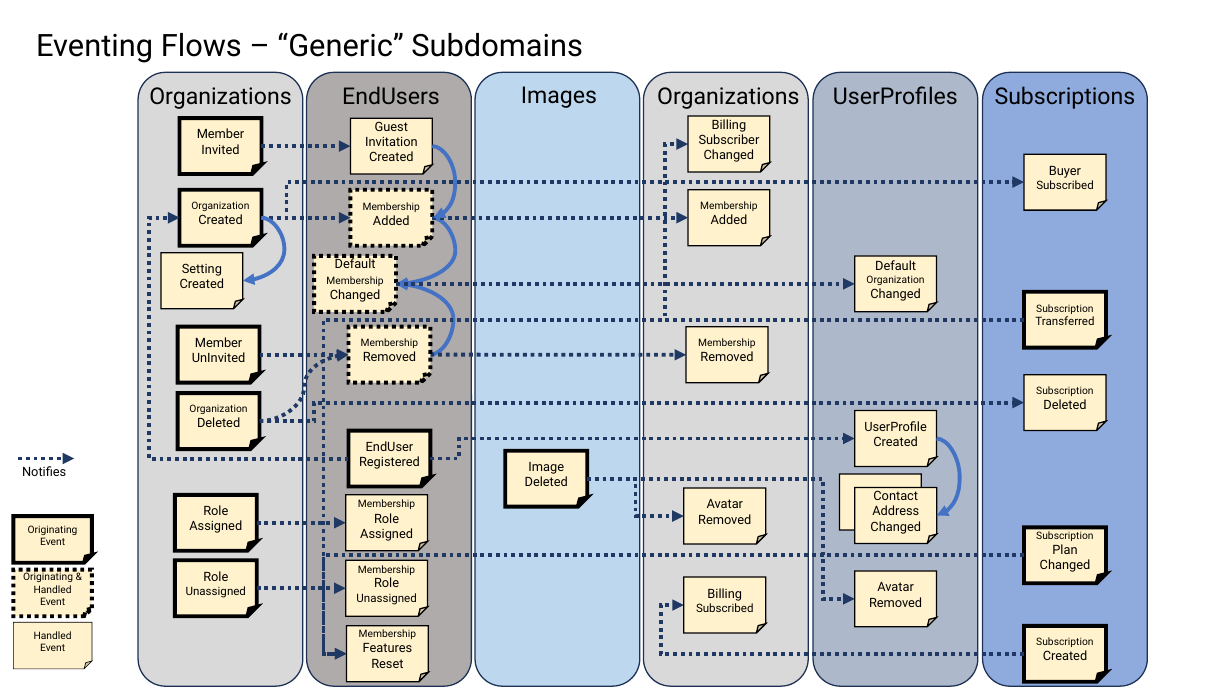
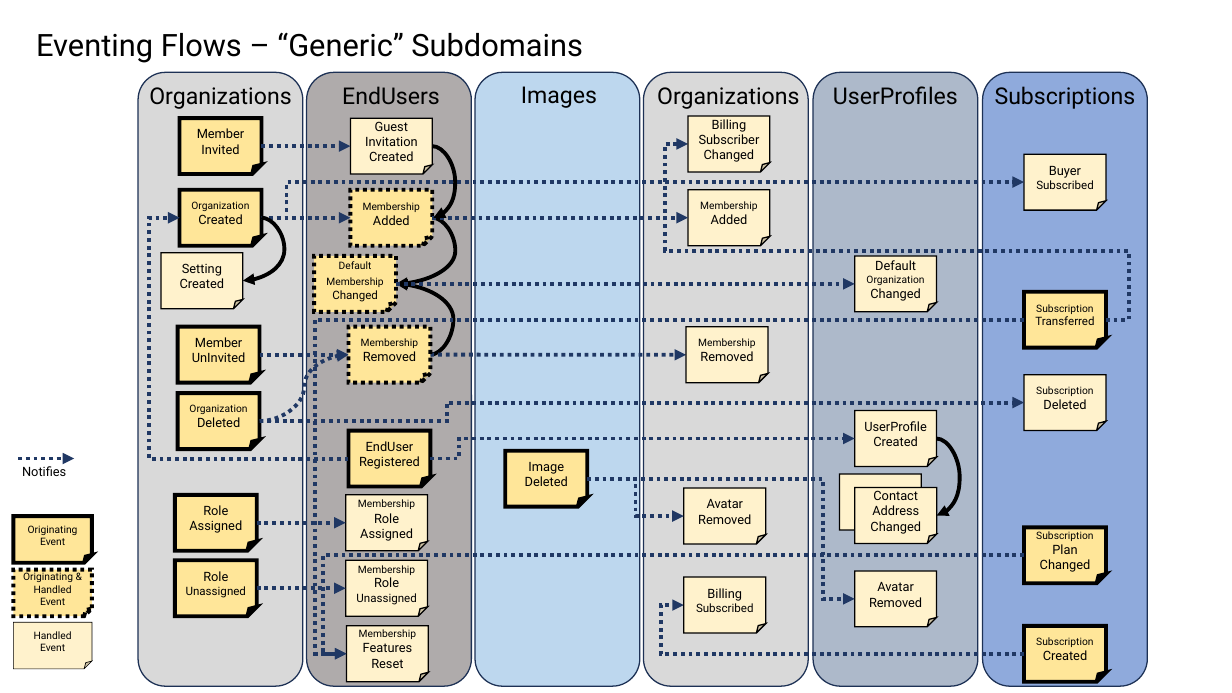
Before and after one commit to jezzsantos/saastack, a slide deck: slide 15 of docs/images/Sources.pptx. Drawn at 1232x693 pixels with LibreOffice and Linux fonts; fonts in the diff are those of the drawing. Boxes give left, top, right and bottom in pixels: in the first picture for what was removed or moved away, otherwise in the second. Text is boxed around its words. In the diff, an @@ line names an element or a change of style, - is before the commit and + after.

```diff
--- a/docs/images/Sources.pptx
+++ b/docs/images/Sources.pptx
@@ curved arrow (433, 146) - (433, 218): stroke #4472C4 3 pt to #000000 3 pt @@
@@ elbow arrow moved from (1024, 320) - (689, 144) to (1106, 320) - (689, 144) @@
@@ curved arrow (262, 218) - (243, 281): stroke #4472C4 3 pt to #000000 3 pt @@
@@ curved arrow (433, 218) - (396, 284): stroke #4472C4 3 pt to #000000 3 pt @@
@@ folded corner "Default Membership Changed" at <box>314,256,396,312</box>: size 10 to 8 pt in "Default"; size 10 to 9 pt in "Changed"; fill #FFF2CC to #FFE699 @@
@@ curved arrow (431, 355) - (396, 284): stroke #4472C4 3 pt to #000000 3 pt @@
@@ elbow arrow (1024, 320) - (347, 653): route changed @@
@@ elbow arrow (260, 421) - (1024, 403): route changed @@
@@ curved arrow (937, 439) - (937, 516): stroke #4472C4 3 pt to #000000 3 pt @@
@@ fill #FFF2CC to #FFE699 in 15 elements at <box>179,118,262,175</box>, <box>177,327,260,384</box>, <box>179,189,262,246</box>, <box>350,189,433,246</box>, <box>348,431,431,487</box>, <box>175,495,257,552</box>, <box>175,560,257,616</box>, <box>13,570,91,616</box>, <box>13,517,91,563</box>, <box>177,394,260,450</box>, <box>348,327,431,384</box>, <box>506,451,588,507</box>, <box>1024,626,1106,682</box>, <box>1024,292,1106,348</box>, <box>1024,528,1106,584</box> @@
@@ elbow arrow (1024, 555) - (347, 653): route changed @@
```
Also in this commit, not shown: 2 other files.
